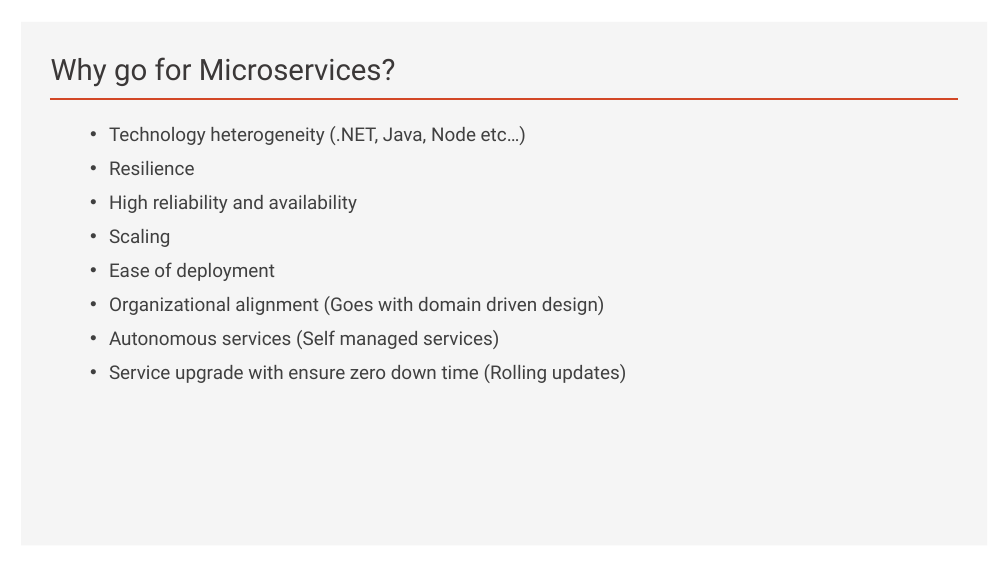
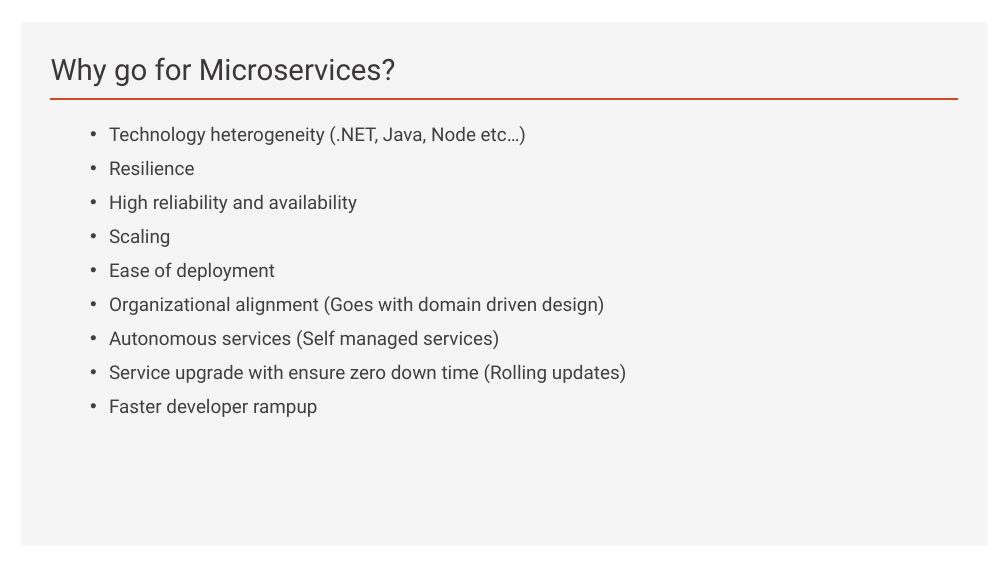
Before and after one commit to brianperera/EasyMaintain, a slide deck: slide 7 of Documents/MicroServices.pptx. Drawn at 1008x567 pixels with LibreOffice and Linux fonts; fonts in the diff are those of the drawing. Boxes give left, top, right and bottom in pixels: in the first picture for what was removed or moved away, otherwise in the second. Text is boxed around its words. In the diff, an @@ line names an element or a change of style, - is before the commit and + after.

```diff
--- a/Documents/MicroServices.pptx
+++ b/Documents/MicroServices.pptx
@@ text at bbox=[109, 399, 318, 417]: paragraph added @@
+  • Faster developer rampup
```
Also in this commit, not shown: 8 other slides changed.
